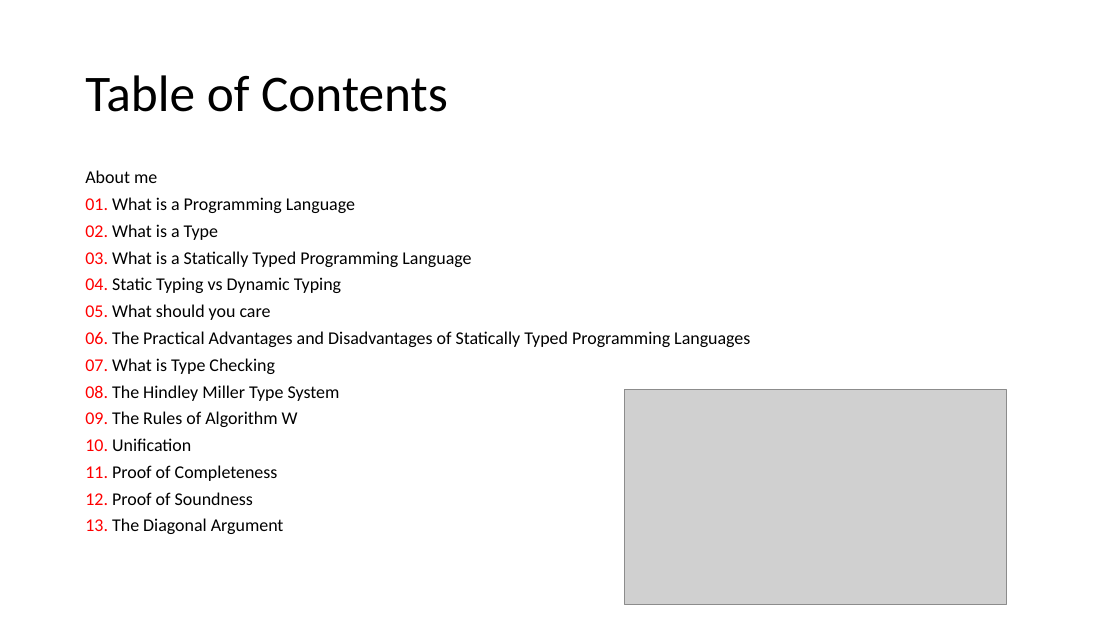
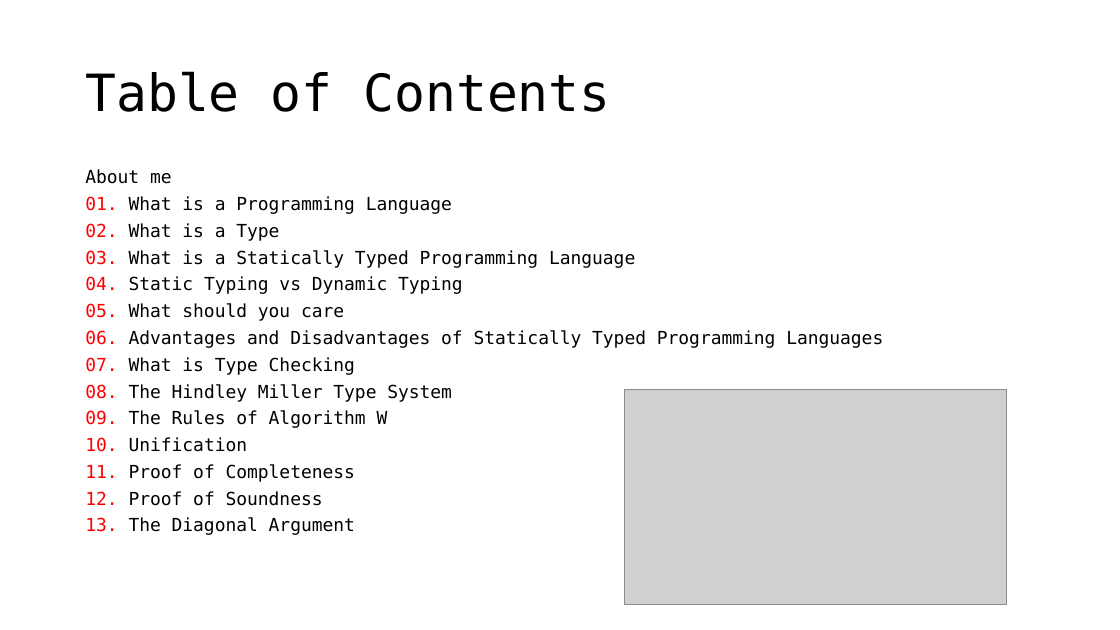
Before and after one commit to seanwestfall/algorithm_w_presentation, a slide deck: slide 3 of Presentation1.pptx. Drawn at 1120x630 pixels with LibreOffice and Linux fonts; fonts in the diff are those of the drawing; grey boxes stand for pictures. Boxes give left, top, right and bottom in pixels: in the first picture for what was removed or moved away, otherwise in the second. Text is boxed around its words. In the diff, an @@ line names an element or a change of style, - is before the commit and + after.

```diff
--- a/Presentation1.pptx
+++ b/Presentation1.pptx
@@ title "Table of Contents" at (85,71,610,112): font Calibri to DejaVu Sans Mono @@
@@ text at (85,169,635,535): font Calibri to DejaVu Sans Mono in "About me", "01. What is a Programming Language", "02. What is a Type", "03. What is a Statically Typed Programming ..." and 9 more places @@
@@ text at (85,330,883,348): text changed; font Calibri to DejaVu Sans Mono @@
-06. The Practical Advantages and Disadvantages of Statically Typed Programming Languages
+06. Advantages and Disadvantages of Statically Typed Programming Languages
```
Also in this commit, not shown: 6 other slides changed, 1 slide added.
